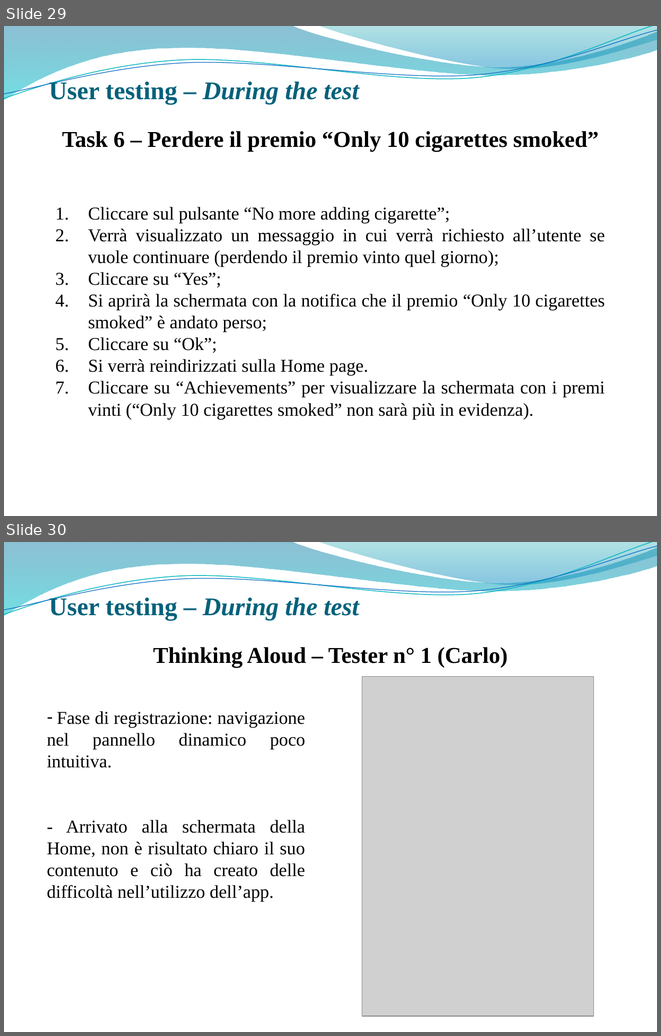
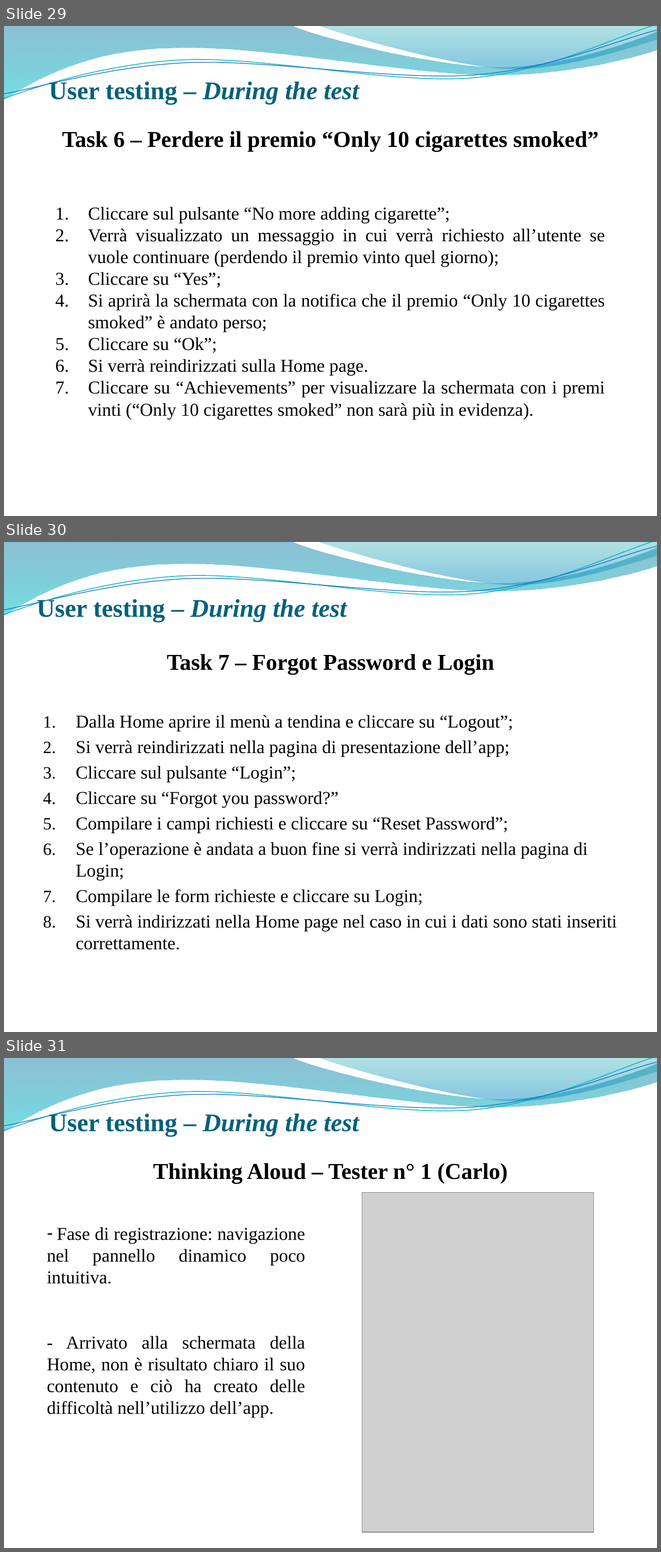
Before and after one commit to giusmastro91/Cognitive-systems, a slide deck: Prova_6/Leone_Mastrosimone_PresentazioneProgetto.pptx. Shown one above the other, each under a label of ours: slides 29 and 30 before the commit, slides 29, 30 and 31 after it. The pictures are 661x1036 and 661x1552 pixels, drawn with LibreOffice and Linux fonts; fonts in the diff are those of the drawing; grey boxes stand for pictures; background and template pictures are left out. Boxes give left, top, right and bottom in pixels: in the first picture for what was removed or moved away, otherwise in the second. Text is boxed around its words. In the diff, an @@ line names an element or a change of style, - is before the commit and + after.

Commit message:
aggiunta una slide mancante

```diff
--- a/Prova_6/Leone_Mastrosimone_PresentazioneProgetto.pptx
+++ b/Prova_6/Leone_Mastrosimone_PresentazioneProgetto.pptx
@@ slide 30 added at bbox=[4, 542, 657, 1032], background picture (left out); not listed: 4 template elements that a slide beside it also shows @@
@@ title added at bbox=[37, 597, 346, 622], 28 pt, text #04617B, bold, italic @@
+User testing – During the test
@@ text added at bbox=[76, 654, 617, 950], 20 pt, text #000000 @@
+Task 7 – Forgot Password e Login
+1. Dalla Home aprire il menù a tendina e cliccare su “Logout”;
+2. Si verrà reindirizzati nella pagina di presentazione dell’app;
+3. Cliccare sul pulsante “Login”;
+4. Cliccare su “Forgot you password?”
+5. Compilare i campi richiesti e cliccare su “Reset Password”;
+6. Se l’operazione è andata a buon fine si verrà indirizzati nella pagina di Login;
+7. Compilare le form richieste e cliccare su Login;
+8. Si verrà indirizzati nella Home page nel caso in cui i dati sono stati inseriti correttamente.
@@ what was slide 30 is now slide 31 @@
```
